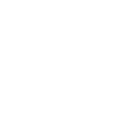
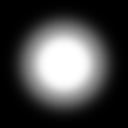
Revision of a layered w=128, h=128 image; what changed, layer by layer:
showed "배경" over left=0, top=0, right=128, bottom=128
